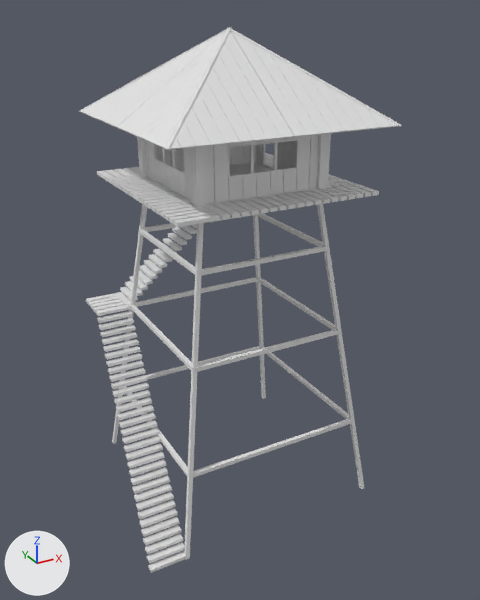
What one commit did to the FBX model assets/props/firewatch_tower_v1.fbx.
Both versions are drawn from a camera (50 mm lens) standing at (-13.6, -25.6, 22.2) and looking at (0.1, -0.7, 9.8). Every picture has the same lights, and +X, +Y and +Z are marked at lower left. Where no turn or scale is listed for an object, it has been applied to the vertices.

In view in the first picture: 'firewatch_tower_v1'.
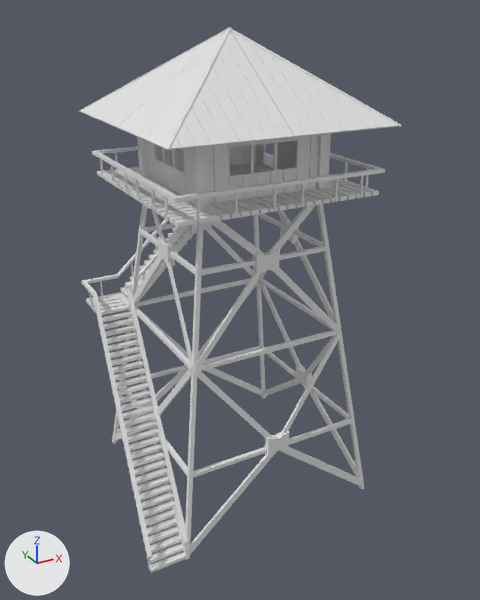
Scene script edits in JSON lines:
```json
{"block": "me_cube_083", "where": "# used by ob_firewatch_tower_v1; location = (0.0, 0.0, 0.0)"}
{"op": "remove", "block": "me_cube_083", "code": "me_cube_083.from_pydata(...)  # 3032 vertices, 2328 faces; spans x -6.5..5.0, y -5.1..5.5, z 0.0..21.5"}
{"op": "add", "block": "me_cube_083", "code": "me_cube_083.from_pydata(...)  # 3884 vertices, 2988 faces; spans x -6.7..5.0, y -5.1..5.6, z 0.0..21.5"}
{"block": "me_cube_083", "change": "me_cube_083 part 1: a new loose piece, a box spanning x -4.607..-4.512, y -3.659..-3.598, z 15.113..16.026"}
{"block": "me_cube_083", "change": "me_cube_083 part 2: a new loose piece, a box spanning x -4.607..-4.512, y -2.404..-2.343, z 15.113..16.026"}
{"block": "me_cube_083", "change": "me_cube_083 part 3: a new loose piece, a box spanning x -4.607..-4.512, y 3.783..3.844, z 15.113..16.026"}
{"block": "me_cube_083", "change": "me_cube_083 part 4: a new loose piece, a box spanning x -4.607..-4.512, y 2.237..2.298, z 15.113..16.026"}
{"block": "me_cube_083", "change": "me_cube_083 part 5: a new loose piece, a box spanning x -4.607..-4.512, y 0.552..0.613, z 15.113..16.026"}
{"block": "me_cube_083", "change": "me_cube_083 part 6: a new loose piece, a box spanning x -4.607..-4.512, y -0.705..-0.644, z 15.113..16.026"}
{"block": "me_cube_083", "change": "me_cube_083 part 7: a new loose piece, a box spanning x 3.531..3.592, y -4.671..-4.577, z 15.113..16.026"}
{"block": "me_cube_083", "change": "me_cube_083 part 8: a new loose piece, a box spanning x -3.785..-3.724, y -4.671..-4.577, z 15.113..16.026"}
{"block": "me_cube_083", "change": "me_cube_083 part 9: a new loose piece, a box spanning x -0.584..-0.523, y -4.671..-4.577, z 15.113..16.026"}
{"block": "me_cube_083", "change": "me_cube_083 part 10: a new loose piece, a box spanning x 0.673..0.734, y -4.671..-4.577, z 15.113..16.026"}
{"block": "me_cube_083", "change": "me_cube_083 part 11: 4 vertices moved within x -2.9..3.0, y -2.9..2.8, z 15.1; 628 vertices added at x -6.7..4.9, y -4.9..5.6, z 0.1..16.2"}
```

What differs and where, as boxes [x1, y1, x2, y2] in the pictures (480 x 600 px):
```json
{"part": 1, "of": "me_cube_083", "change": "added", "after": [164, 196, 168, 219]}
{"part": 2, "of": "me_cube_083", "change": "added", "after": [151, 188, 155, 211]}
{"part": 3, "of": "me_cube_083", "change": "added", "after": [100, 159, 104, 177]}
{"part": 4, "of": "me_cube_083", "change": "added", "after": [111, 165, 115, 185]}
{"part": 5, "of": "me_cube_083", "change": "added", "after": [124, 173, 128, 193]}
{"part": 6, "of": "me_cube_083", "change": "added", "after": [135, 179, 139, 200]}
{"part": 7, "of": "me_cube_083", "change": "added", "after": [360, 176, 363, 197]}
{"part": 8, "of": "me_cube_083", "change": "added", "after": [197, 199, 200, 223]}
{"part": 9, "of": "me_cube_083", "change": "added", "after": [273, 188, 276, 211]}
{"part": 10, "of": "me_cube_083", "change": "added", "after": [301, 184, 304, 207]}
{"part": 11, "of": "me_cube_083", "change": "built on", "before": [204, 183, 349, 219], "after": [81, 146, 385, 569]}
```
